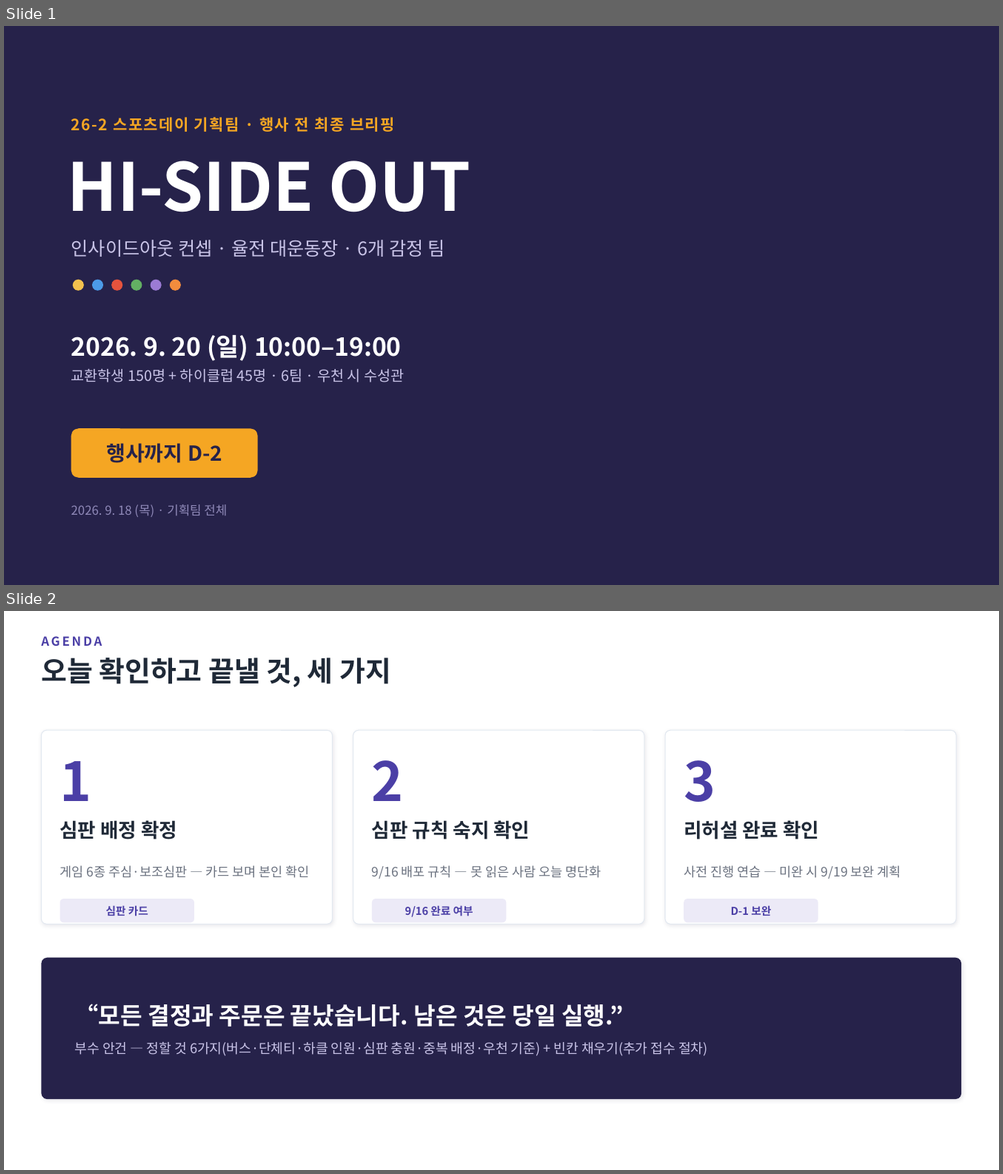
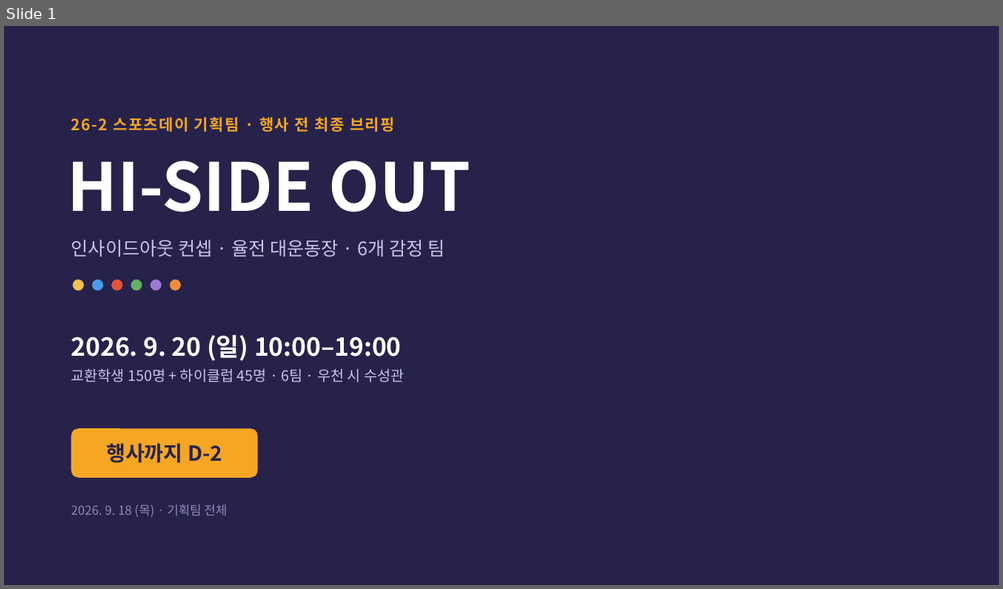
Before and after one commit to F10W3R-13/sportsday-hub, a slide deck: 26-2 Sports Day/최종 브리핑 덱 (발표자용).pptx. Shown one above the other, each under a label of ours: slides 1 and 2 before the commit, slide 1 after it. The pictures are 1003x1174 and 1003x589 pixels, drawn with LibreOffice and Linux fonts; fonts in the diff are those of the drawing. Boxes give left, top, right and bottom in pixels: in the first picture for what was removed or moved away, otherwise in the second. Text is boxed around its words. In the diff, an @@ line names an element or a change of style, - is before the commit and + after.

Commit message:
docs: 26-2 최종 콘텐츠 확정 — 기획지침 마스터·브리핑 덱 최종본, 검증 절차·진행용 브리핑·시각자료 계획 문서 신규, 행사일 9/20 마이그레이션(0021)

```diff
--- a/26-2 Sports Day/최종 브리핑 덱 (발표자용).pptx
+++ b/26-2 Sports Day/최종 브리핑 덱 (발표자용).pptx
@@ slide 2 removed at box(4, 611, 999, 1170), background #FFFFFF @@
@@ text removed at box(41, 636, 102, 646) @@
-AGENDA
@@ text removed at box(41, 658, 391, 687) @@
-오늘 확인하고 끝낼 것, 세 가지
@@ rounded rectangle removed at box(41, 730, 333, 924) @@
@@ rounded rectangle removed at box(353, 730, 644, 924) @@
@@ rounded rectangle removed at box(665, 730, 956, 924) @@
@@ text removed at box(60, 761, 92, 801) @@
-1
@@ text removed at box(372, 760, 404, 801) @@
-2
@@ text removed at box(683, 760, 715, 802) @@
-3
@@ text removed at box(60, 820, 177, 840) @@
-심판 배정 확정
@@ text removed at box(372, 820, 529, 840) @@
-심판 규칙 숙지 확인
@@ text removed at box(683, 820, 819, 840) @@
-리허설 완료 확인
@@ text removed at box(60, 866, 310, 878) @@
-게임 6종 주심·보조심판 — 카드 보며 본인 확인
@@ text removed at box(372, 866, 600, 879) @@
-9/16 배포 규칙 — 못 읽은 사람 오늘 명단화
@@ text removed at box(683, 866, 901, 879) @@
-사전 진행 연습 — 미완 시 9/19 보완 계획
@@ rounded rectangle removed at box(60, 899, 194, 923) @@
@@ rounded rectangle removed at box(372, 899, 506, 923) @@
@@ rounded rectangle removed at box(684, 899, 818, 923) @@
@@ text removed at box(106, 906, 148, 917) @@
-심판 카드
@@ text removed at box(405, 906, 473, 917) @@
-9/16 완료 여부
@@ text removed at box(731, 906, 771, 916) @@
-D-1 보완
@@ rounded rectangle removed at box(41, 958, 962, 1099) @@
@@ text removed at box(75, 1004, 708, 1056) @@
-“모든 결정과 주문은 끝났습니다. 남은 것은 당일 실행.”
-부수 안건 — 정할 것 6가지(버스·단체티·하클 인원·심판 충원·중복 배정·우천 기준) + 빈칸 채우기(추가 접수 절차)
```
Also in this commit, not shown: 1 slide changed, 1 slide added, 6 other slides removed, 8 other files.
